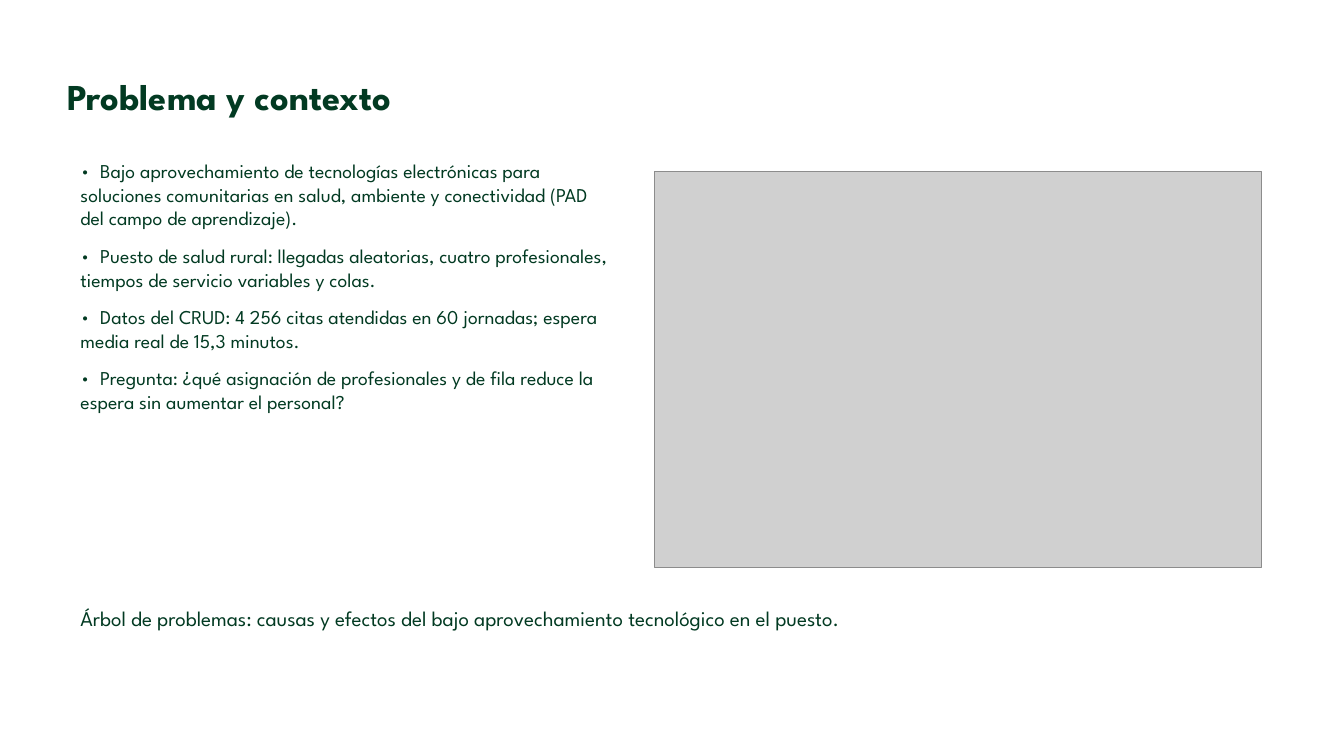
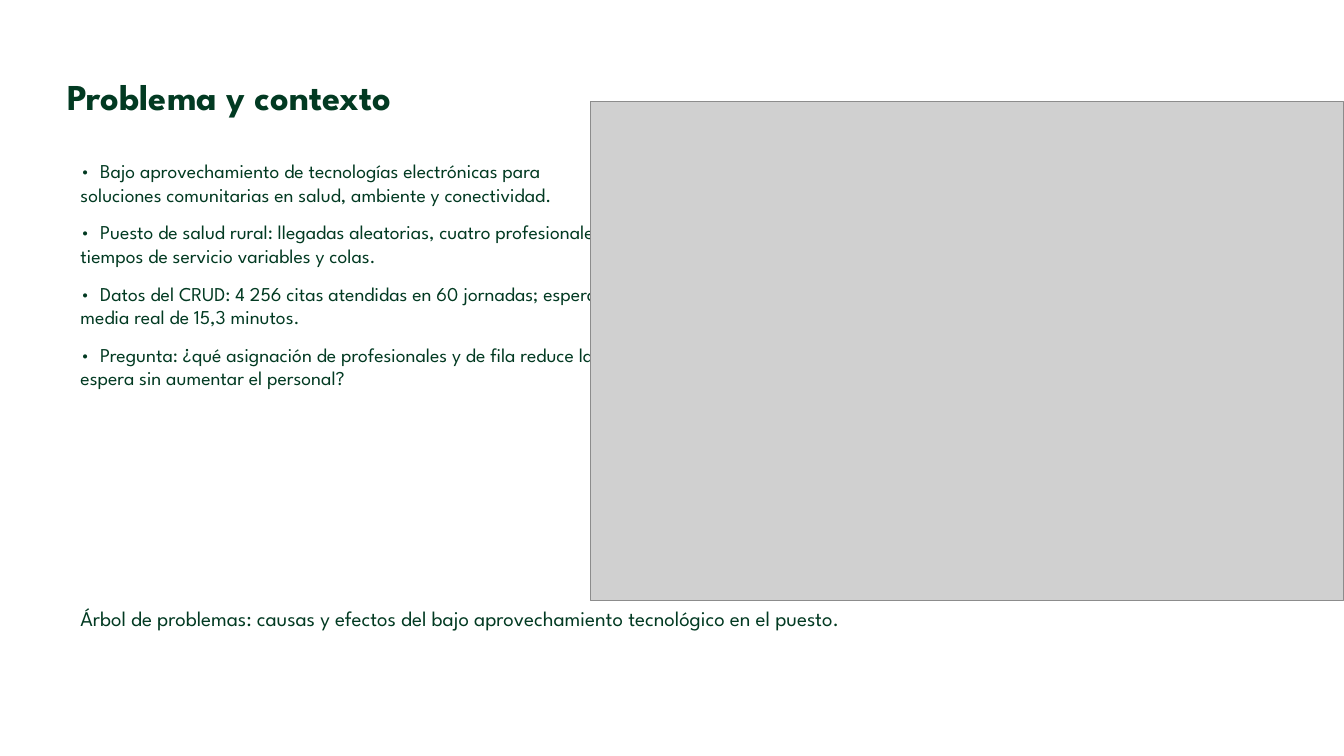
Before and after one commit to esteban-nieto/Modelacion, a slide deck: slide 2 of docs/exposicion/Exposicion_Modelacion.pptx. Drawn at 1344x756 pixels with LibreOffice and Linux fonts; fonts in the diff are those of the drawing; grey boxes stand for pictures; background and template pictures are left out. Boxes give left, top, right and bottom in pixels: in the first picture for what was removed or moved away, otherwise in the second. Text is boxed around its words. In the diff, an @@ line names an element or a change of style, - is before the commit and + after.

```diff
--- a/docs/exposicion/Exposicion_Modelacion.pptx
+++ b/docs/exposicion/Exposicion_Modelacion.pptx
@@ picture resized from (x1=655, y1=171, x2=1261, y2=568) to (x1=590, y1=102, x2=1344, y2=601) @@
@@ text at (x1=80, y1=164, x2=552, y2=206): text changed @@
-• Bajo aprovechamiento de tecnologías electrónicas para soluciones comunitarias en salud, ambiente y conectividad (PAD del campo de aprendizaje).
+• Bajo aprovechamiento de tecnologías electrónicas para soluciones comunitarias en salud, ambiente y conectividad.
```
Also in this commit, not shown: 8 other slides changed, 1 other file.
